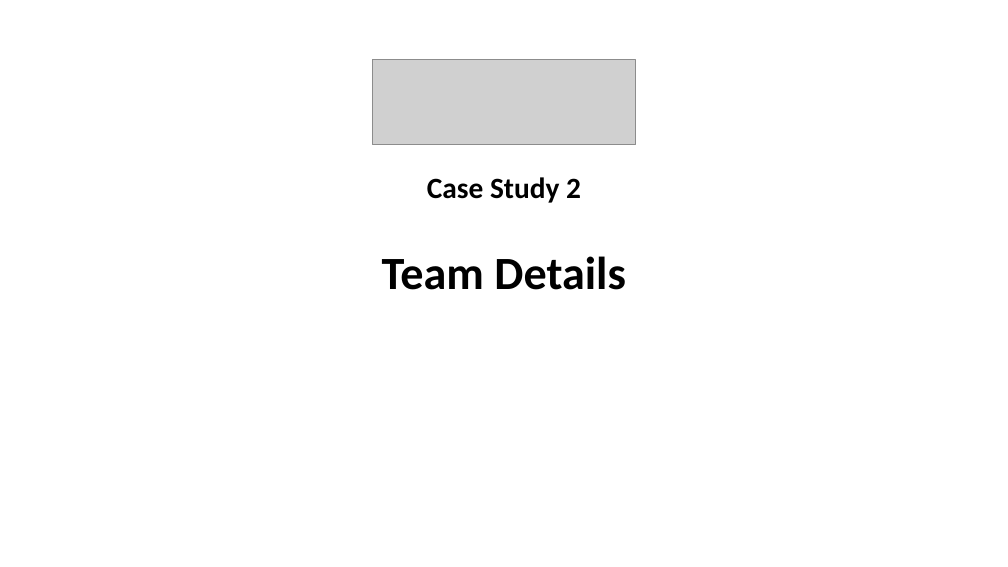
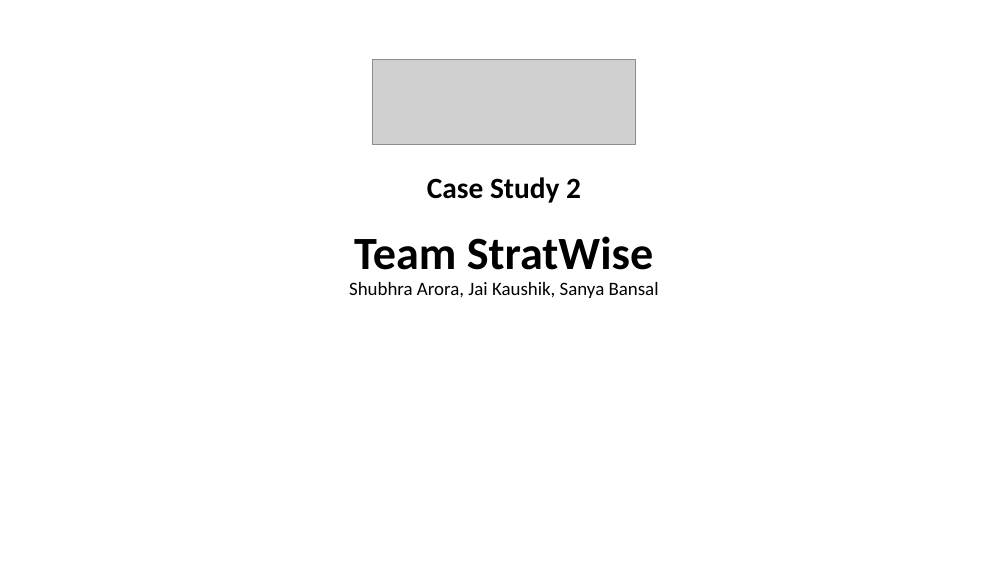
Before and after one commit to jaikaushik-prog/VOLT-FORGE, a slide deck: slide 1 of reports/slide_v4/VOLT-FORGE_Round1_Slide.pptx. Drawn at 1008x567 pixels with LibreOffice and Linux fonts; fonts in the diff are those of the drawing; grey boxes stand for pictures; background and template pictures are left out. Boxes give left, top, right and bottom in pixels: in the first picture for what was removed or moved away, otherwise in the second. Text is boxed around its words. In the diff, an @@ line names an element or a change of style, - is before the commit and + after.

```diff
--- a/reports/slide_v4/VOLT-FORGE_Round1_Slide.pptx
+++ b/reports/slide_v4/VOLT-FORGE_Round1_Slide.pptx
@@ title at [349, 236, 659, 298]: text changed; size 44 to 18 pt; bold off @@
-Team Details
+Team StratWise
+Shubhra Arora, Jai Kaushik, Sanya Bansal
```
Also in this commit, not shown: 20 other files.
